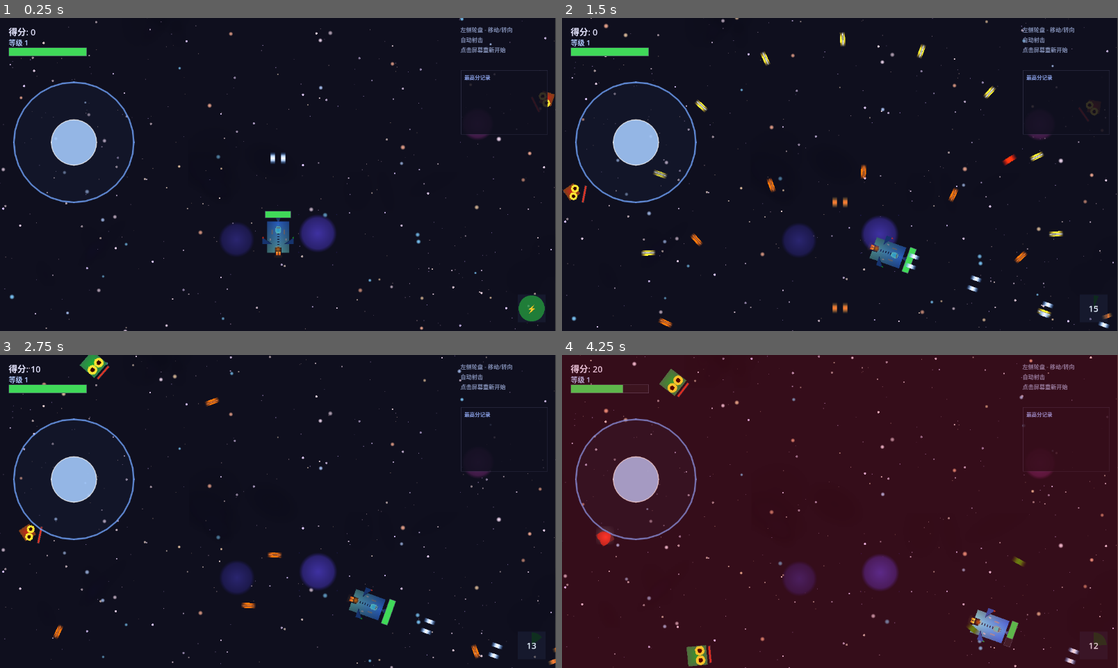
Above: before the commit, frames 1-4 (two rows, left to right).
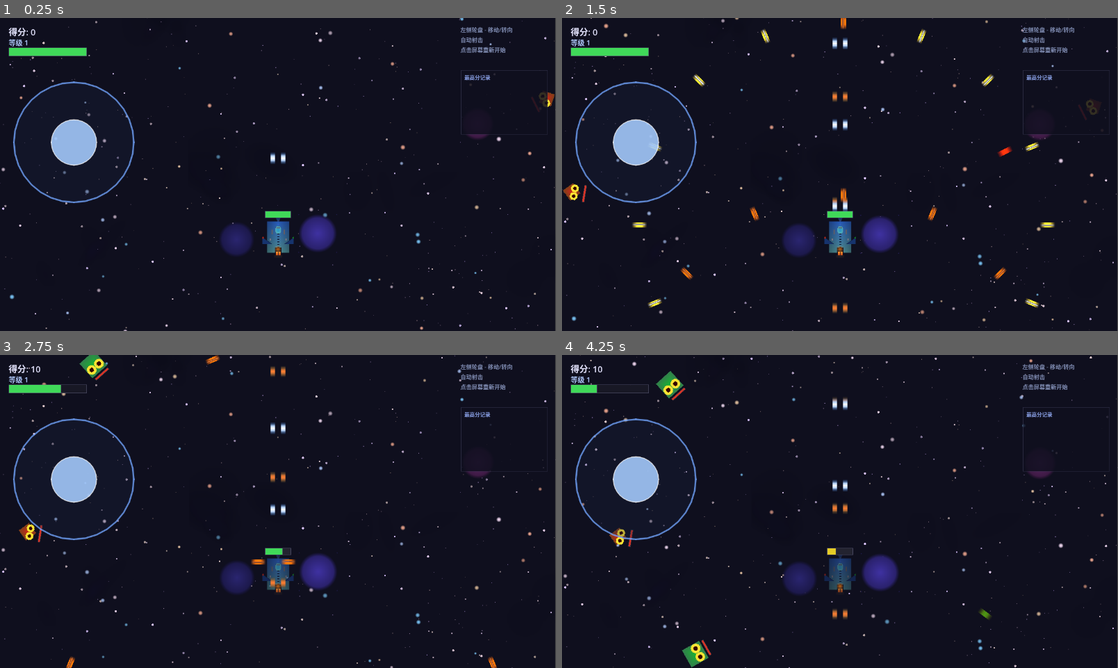
Above: after the commit, the same moments.

Repository: July-X/godot-game-one
Game: Godot game, scene res://scenes/main.tscn
Two runs of this game, one before a commit and one after it. Both use one fixed random seed, a clock stepped at 60 frames per second and the inputs below.
Inputs:
- Up to frame 1 (0.25 s): no input
- Up to frame 2 (1.5 s): click "⚡" at 0.5 s; click "15" at 1.25 s
- Up to frame 3 (2.75 s): click "14" at 2 s
- Up to frame 4 (4.25 s): click "13" at 2.75 s; click "13" at 3.5 s

The runs differ from the first frame. In frame 1, 0.3% of the frame differs, in the area x 93-98%, y 88-97%; in frame 2, 3.0%; in frame 3, 2.2%; in frame 4, 100%, in the area x 0-100%, y 0-100%.

Commit message:
feat: joystick opacity 30% when active + triangle skill button + multitouch

Diff:
--- a/scenes/ui/hud.tscn
+++ b/scenes/ui/hud.tscn
@@ -83,8 +83,8 @@
 anchor_left = 1.0
 anchor_right = 1.0
 anchor_bottom = 1.0
-offset_left = -88.0
-offset_top = 636.0
+offset_left = -120.0
+offset_top = -120.0
 offset_right = -24.0
 offset_bottom = -24.0
 grow_horizontal = 0
@@ -94,25 +94,18 @@
 theme_override_styles/hover = SubResource("4")
 theme_override_styles/disabled = SubResource("4")
 
-[node name="SkillBg" type="ColorRect" parent="SkillButton" unique_id=785607628]
-layout_mode = 0
-offset_right = 64.0
-offset_bottom = 64.0
-mouse_filter = 2
-color = Color(0.12, 0.15, 0.25, 0.45)
-
 [node name="SkillCooldown" type="ColorRect" parent="SkillButton" unique_id=1834192477]
 layout_mode = 0
-offset_right = 64.0
-offset_bottom = 64.0
+offset_right = 96.0
+offset_bottom = 96.0
 mouse_filter = 2
 color = Color(0, 0, 0, 0)
 script = ExtResource("2")
 
 [node name="SkillLabel" type="Label" parent="SkillButton" unique_id=1350867425]
 layout_mode = 0
-offset_right = 64.0
-offset_bottom = 64.0
+offset_right = 96.0
+offset_bottom = 96.0
 theme_override_colors/font_color = Color(0.9, 0.95, 1, 1)
 theme_override_font_sizes/font_size = 22
 text = "⚡"
--- a/scripts/hud.gd
+++ b/scripts/hud.gd
@@ -11,7 +11,6 @@
 @onready var _restart_label: Label = $GameOverPanel/VBox/RestartLabel
 @onready var _perm_leaderboard_entries: VBoxContainer = $LeaderboardPanel/LeaderboardEntries
 @onready var _skill_button: Button = $SkillButton
-@onready var _skill_bg: ColorRect = $SkillButton/SkillBg
 @onready var _skill_cooldown_overlay = $SkillButton/SkillCooldown
 @onready var _skill_label: Label = $SkillButton/SkillLabel
 
--- a/scripts/mobile_controls.gd
+++ b/scripts/mobile_controls.gd
@@ -32,7 +32,7 @@
 
 	if event is InputEventScreenTouch:
 		if event.pressed:
-			if _move_touch_id == -1:
+			if _move_touch_id == -1 and event.position.x < get_viewport().size.x * 0.45:
 				_move_touch_id = event.index
 				_set_active_visual(true)
 				_update_move_vector(event.position)
@@ -119,7 +119,11 @@
 		_base_style.bg_color = Color(0.2, 0.3, 0.45, 0.44)
 		_base_style.border_color = Color(0.6, 0.8, 1.0, 0.95)
 		_knob_style.bg_color = Color(0.8, 0.9, 1.0, 1.0)
+		_base_node.modulate = Color(1, 1, 1, 0.3)
+		_knob_node.modulate = Color(1, 1, 1, 0.3)
 	else:
 		_base_style.bg_color = Color(0.1, 0.15, 0.25, 0.28)
 		_base_style.border_color = Color(0.45, 0.65, 1.0, 0.78)
 		_knob_style.bg_color = Color(0.65, 0.8, 1.0, 0.88)
+		_base_node.modulate = Color(1, 1, 1, 1.0)
+		_knob_node.modulate = Color(1, 1, 1, 1.0)
--- a/scripts/skill_cooldown_overlay.gd
+++ b/scripts/skill_cooldown_overlay.gd
@@ -8,14 +8,22 @@
 
 func _draw() -> void:
 	var c: Vector2 = size * 0.5
-	var r: float = min(c.x, c.y) - 2.0
-	var start_angle: float = -PI * 0.5
-	var end_angle: float = start_angle + TAU * _progress
-	var steps: int = max(4, int(r * TAU * 0.3))
+	var r: float = min(c.x, c.y) * 0.85
+
+	var top: Vector2 = c + Vector2(0, -r)
+	var bottom_right: Vector2 = c + Vector2(r * 0.866, r * 0.5)
+	var bottom_left: Vector2 = c + Vector2(-r * 0.866, r * 0.5)
+
+	var full_points: PackedVector2Array = [top, bottom_right, bottom_left]
+	var full_color := Color(0.15, 0.3, 0.5, 0.3)
+	draw_polygon(full_points, [full_color])
+
+	if _progress <= 0.0:
+		return
+
+	var mid_right: Vector2 = c + Vector2(r * 0.866 * _progress, r * 0.5 * _progress)
+	var mid_left: Vector2 = c + Vector2(-r * 0.866 * _progress, r * 0.5 * _progress)
+
 	var g: float = 0.25 + _progress * 0.5
-	var color := Color(0.15 * _progress, g, 0.25 * _progress, 0.35 + _progress * 0.25)
-	var points: PackedVector2Array = [c]
-	for i in range(steps + 1):
-		var a: float = start_angle + (end_angle - start_angle) * i / steps
-		points.append(c + Vector2(cos(a), sin(a)) * r)
-	draw_polygon(points, [color])
+	var fill_color := Color(0.15 * _progress, g, 0.25 * _progress, 0.35 + _progress * 0.3)
+	draw_polygon([top, mid_right, mid_left], [fill_color])
